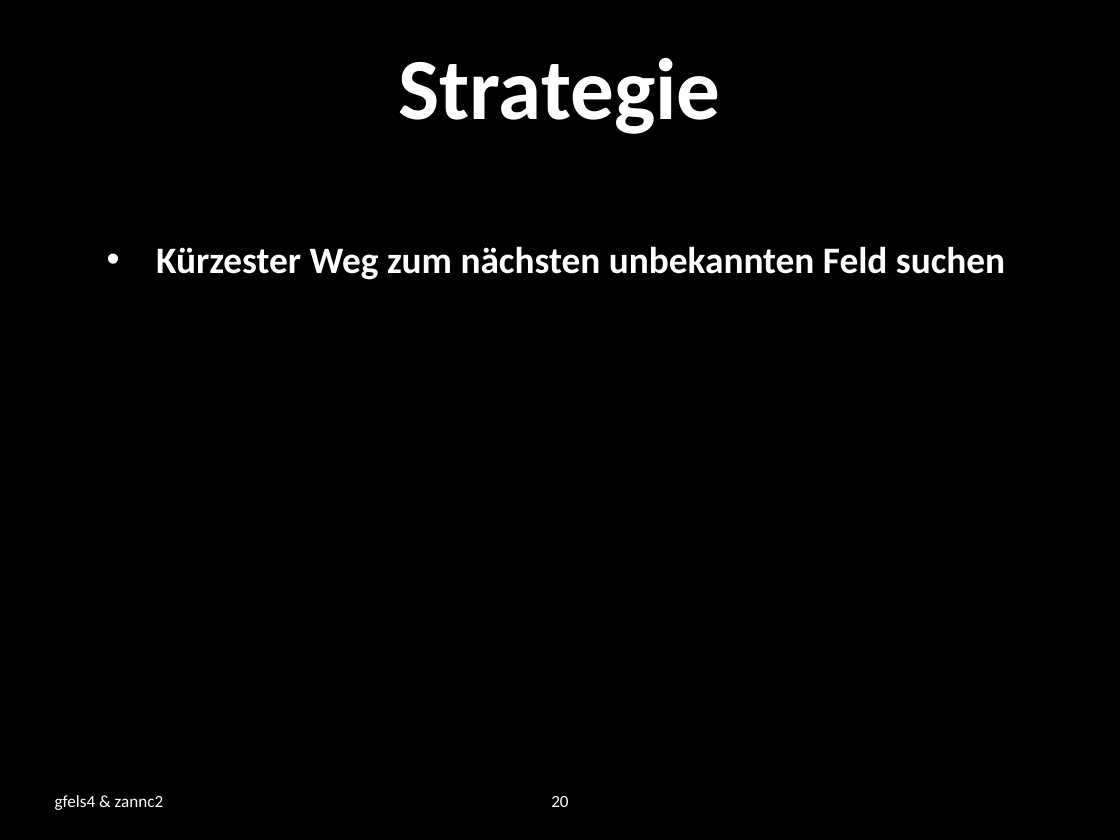
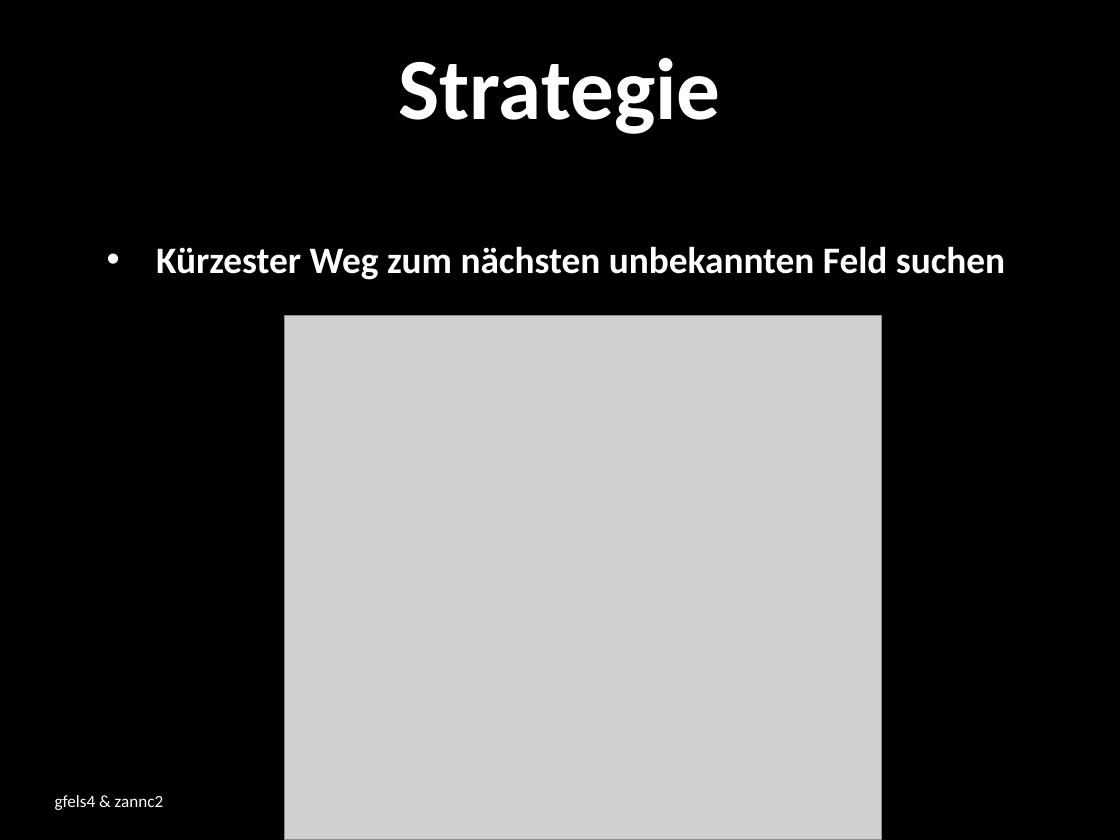
Before and after one commit to zannc2/SearchRobot, a slide deck: slide 20 of SearchRobot/doc/presentation.pptx. Drawn at 1120x840 pixels with LibreOffice and Linux fonts; fonts in the diff are those of the drawing; grey boxes stand for pictures; background and template pictures are left out. Boxes give left, top, right and bottom in pixels: in the first picture for what was removed or moved away, otherwise in the second. Text is boxed around its words. In the diff, an @@ line names an element or a change of style, - is before the commit and + after.

Commit message:
Präsentation Strategie und diverse Kommentare

```diff
--- a/SearchRobot/doc/presentation.pptx
+++ b/SearchRobot/doc/presentation.pptx
@@ picture added at box(284, 316, 881, 840) @@
@@ page number removed at box(551, 796, 568, 807) @@
-20
```
Also in this commit, not shown: 5 other slides changed, 6 other files.
